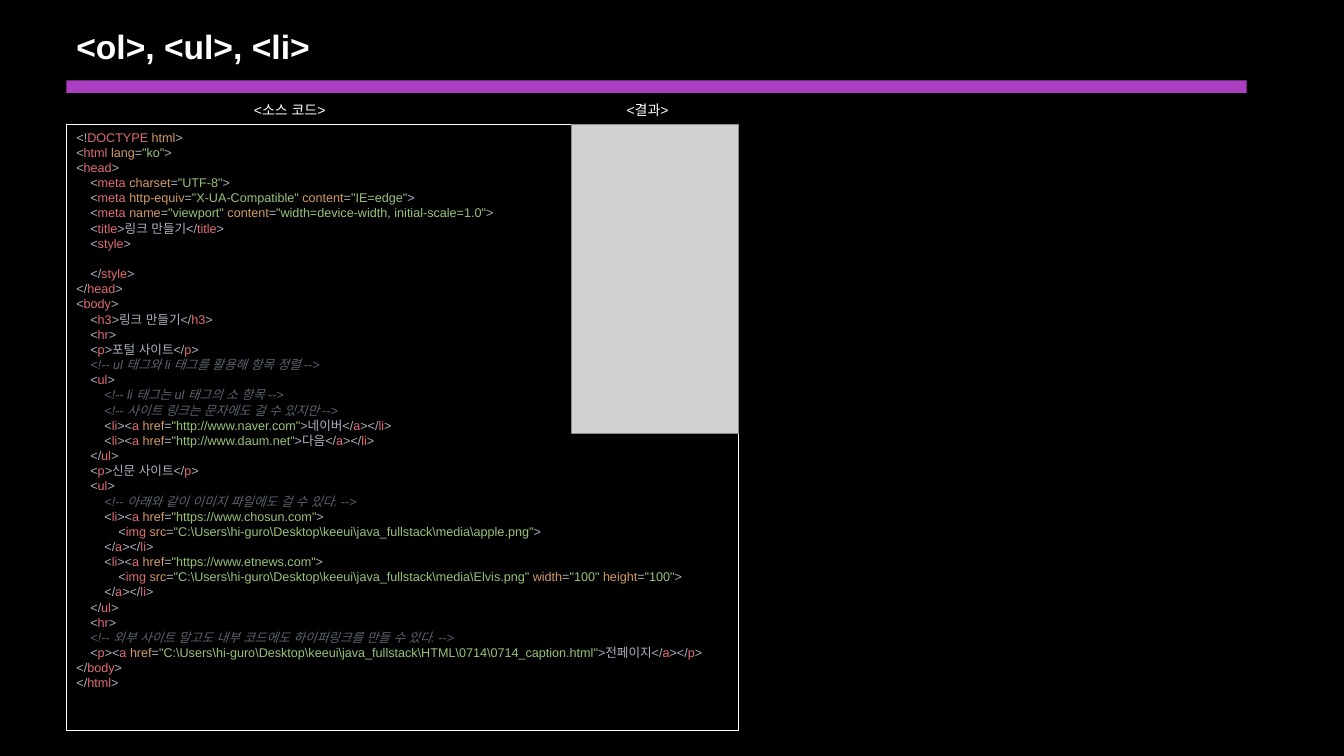
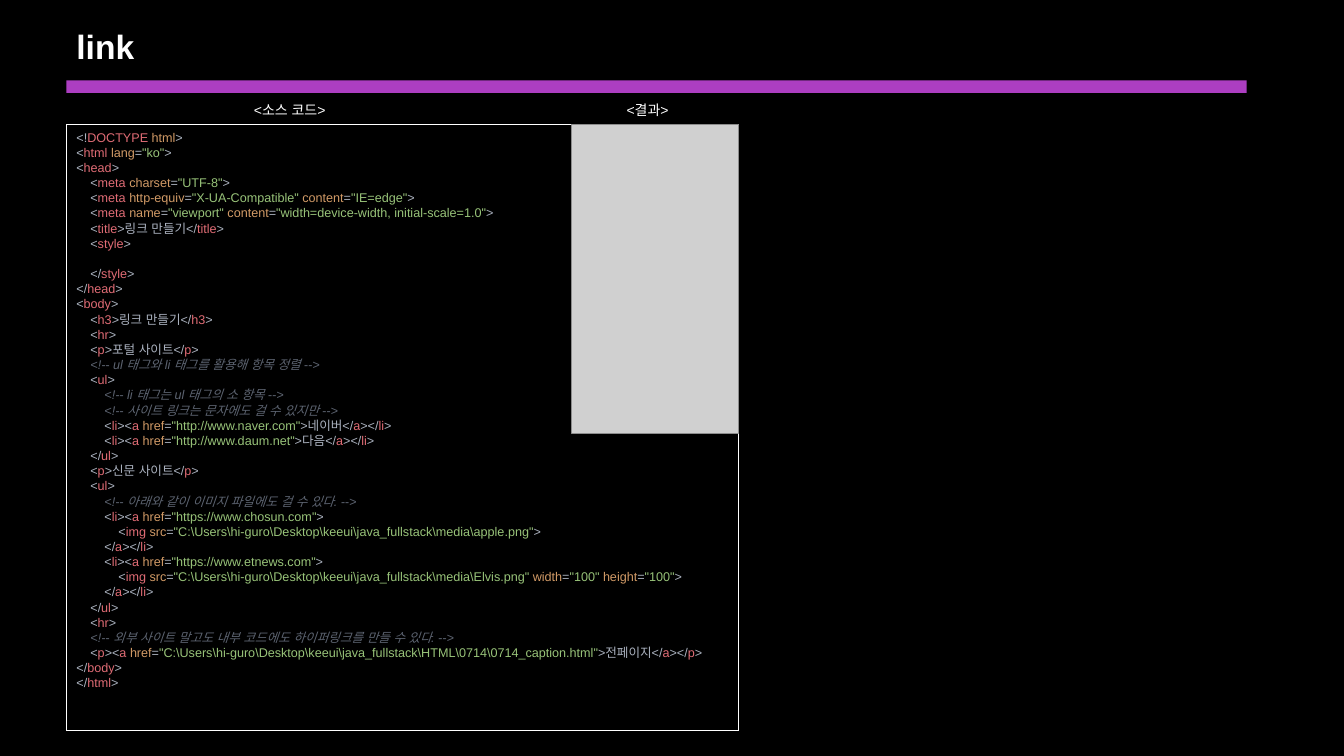
Before and after one commit to keeui0/java_fullstack, a slide deck: slide 7 of ppt/20220714_기의찬_Html tag.pptx. Drawn at 1344x756 pixels with LibreOffice and Linux fonts; fonts in the diff are those of the drawing; grey boxes stand for pictures; background and template pictures are left out. Boxes give left, top, right and bottom in pixels: in the first picture for what was removed or moved away, otherwise in the second. Text is boxed around its words. In the diff, an @@ line names an element or a change of style, - is before the commit and + after.

```diff
--- a/ppt/20220714_기의찬_Html tag.pptx
+++ b/ppt/20220714_기의찬_Html tag.pptx
@@ text at [76, 34, 134, 59]: text changed @@
-<ol>, <ul>, <li>
+link
```
Also in this commit, not shown: 10 other files.
